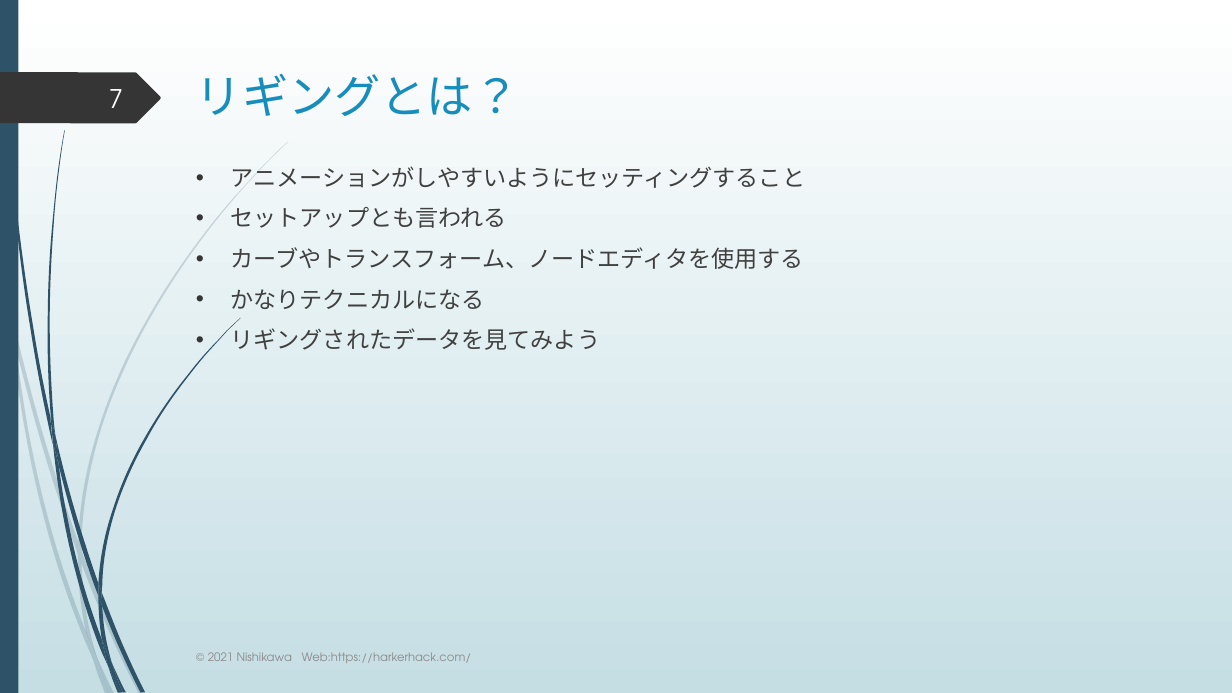
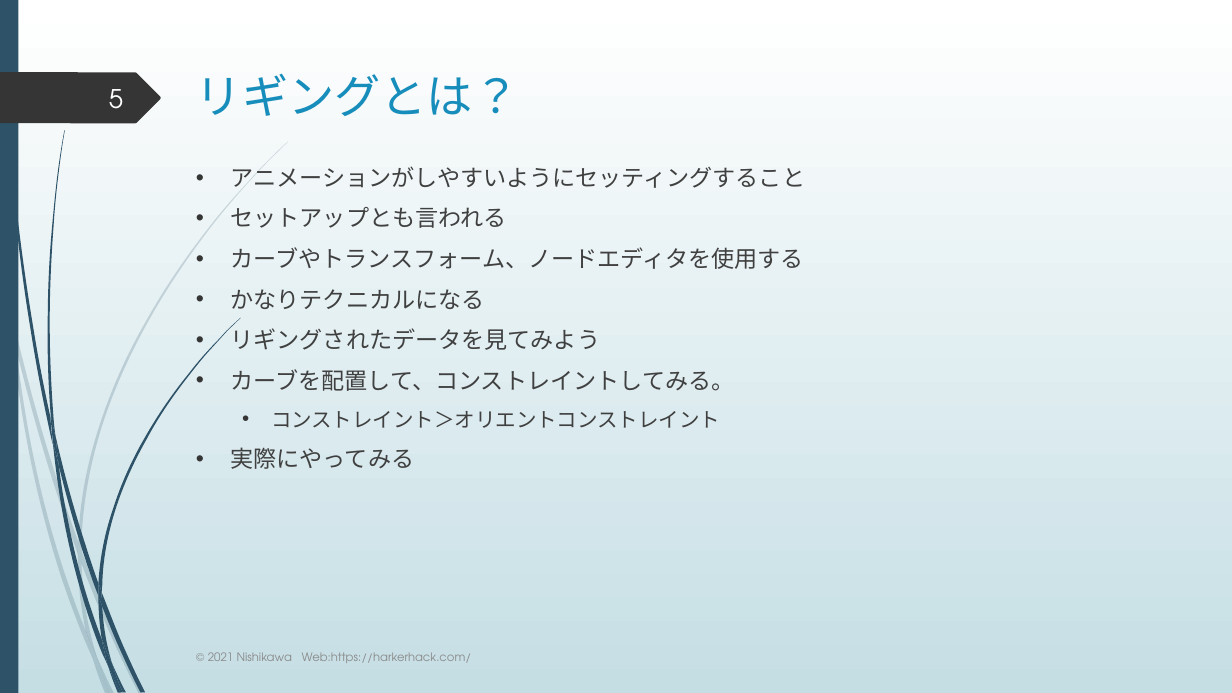
Before and after one commit to nineharker/lecturer, a slide deck: slide 5 of Mayaオペレーション１/第6回.pptx (slide 7 before the commit). Drawn at 1232x693 pixels with LibreOffice and Linux fonts; fonts in the diff are those of the drawing. Boxes give left, top, right and bottom in pixels: in the first picture for what was removed or moved away, otherwise in the second. Text is boxed around its words. In the diff, an @@ line names an element or a change of style, - is before the commit and + after.

```diff
--- a/Mayaオペレーション１/第6回.pptx
+++ b/Mayaオペレーション１/第6回.pptx
@@ page number at [109,89,123,109]: text changed @@
-7
+5
@@ text at [231,369,735,469]: paragraphs added @@
+• カーブを配置して、コンストレイントしてみる。
+  • コンストレイント＞オリエントコンストレイント
+• 実際にやってみる
```
Also in this commit, not shown: 5 other slides changed, 3 slides added, 1 other file.
